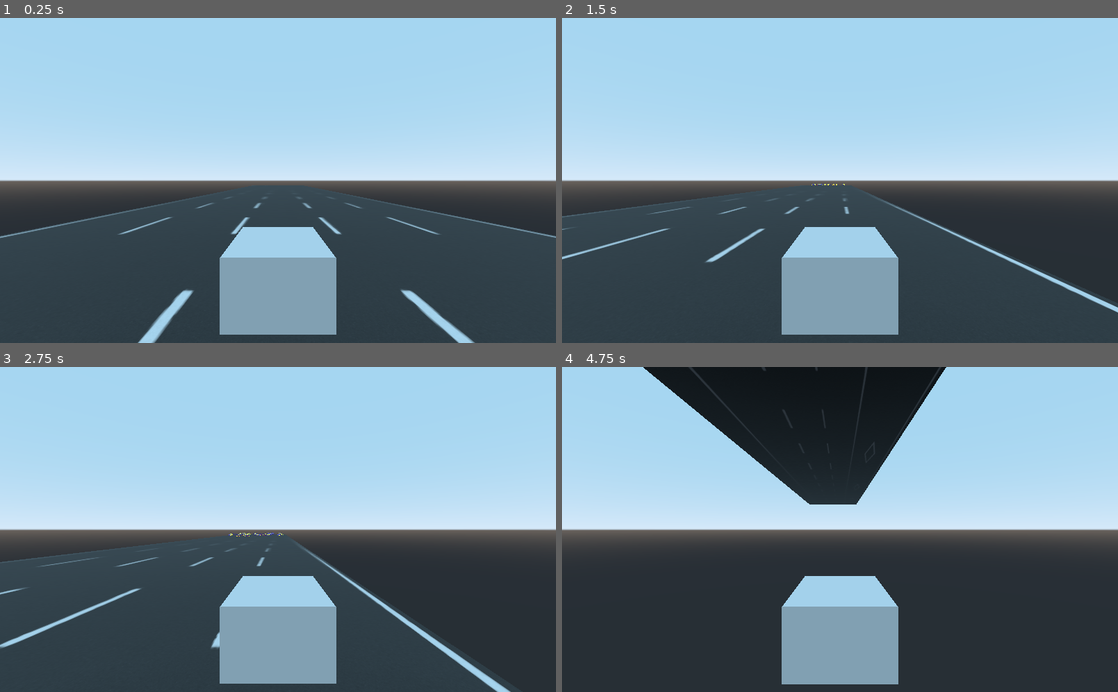
Above: before the commit, frames 1-4 (two rows, left to right).
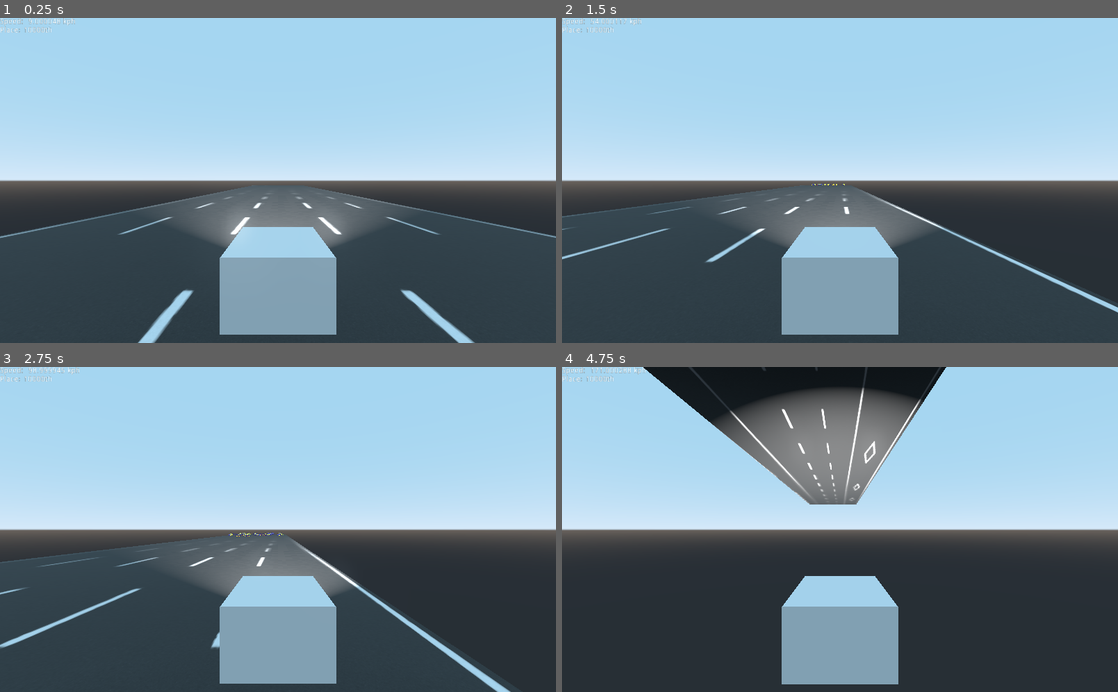
Above: after the commit, the same moments.

Repository: CloneDeath/TokyoBlue
Game: Godot game, scene res://Main.tscn
Two runs of this game, one before a commit and one after it. Both use one fixed random seed, a clock stepped at 60 frames per second and the inputs below.
Inputs:
- Up to frame 1 (0.25 s): no input
- Up to frame 2 (1.5 s): hold D (move_right) 0.53-1.28 s; hold A (move_left) from 1.28 s (still down)
- Up to frame 3 (2.75 s): release A (move_left) at 2.03 s; hold D (move_right) from 2.03 s (still down)
- Up to frame 4 (4.75 s): release D (move_right) at 3.53 s; hold A (move_left) from 3.53 s (still down)

The runs differ from the first frame. In frame 1, 4.8% of the frame differs, in the area x 0-75%, y 0-71%; in frame 2, 3.9%; in frame 3, 3.4%; in frame 4, 8.6%, in the area x 0-65%, y 0-43%.

Commit message:
Added gui for how fast someone is going

Diff:
--- /dev/null
+++ b/Gui.gd
@@ -0,0 +1,10 @@
+extends Control
+
+export(NodePath) var player;
+
+func get_player():
+	return get_node(player);
+
+func _process(delta):
+	var velocity = get_player().velocity.z;
+	$SpeedValue.text = str(velocity * 60 * 60 / 1000) + " kph";
--- /dev/null
+++ b/Gui.tscn
@@ -0,0 +1,32 @@
+[gd_scene load_steps=2 format=2]
+
+[ext_resource path="res://Gui.gd" type="Script" id=1]
+
+[node name="Gui" type="Control"]
+anchor_right = 1.0
+anchor_bottom = 1.0
+script = ExtResource( 1 )
+
+[node name="Speed" type="Label" parent="."]
+margin_right = 40.0
+margin_bottom = 14.0
+text = "Speed: "
+
+[node name="SpeedValue" type="Label" parent="."]
+margin_left = 52.0
+margin_right = 92.0
+margin_bottom = 14.0
+text = "0 kph"
+
+[node name="Place" type="Label" parent="."]
+margin_top = 16.0
+margin_right = 40.0
+margin_bottom = 30.0
+text = "Place:"
+
+[node name="PlaceValue" type="Label" parent="."]
+margin_left = 43.0
+margin_top = 16.0
+margin_right = 96.0
+margin_bottom = 30.0
+text = "10000th"
--- a/Main.tscn
+++ b/Main.tscn
@@ -1,14 +1,16 @@
-[gd_scene load_steps=5 format=2]
+[gd_scene load_steps=6 format=2]
 
 [ext_resource path="res://Main.gd" type="Script" id=1]
 [ext_resource path="res://Player/Player.tscn" type="PackedScene" id=2]
 [ext_resource path="res://TrackDirector.tscn" type="PackedScene" id=3]
 [ext_resource path="res://EnemyDirector.tscn" type="PackedScene" id=4]
+[ext_resource path="res://Gui.tscn" type="PackedScene" id=5]
 
 [node name="Main" type="Spatial"]
 script = ExtResource( 1 )
 
 [node name="Player" parent="." instance=ExtResource( 2 )]
+editor/display_folded = true
 transform = Transform( 1, 0, 0, 0, 1, 0, 0, 0, 1, 0, 0.202147, 0 )
 
 [node name="Camera" type="Camera" parent="Player"]
@@ -19,3 +21,6 @@
 
 [node name="EnemyDirector" parent="." instance=ExtResource( 4 )]
 playerPath = NodePath("../Player")
+
+[node name="Gui" parent="." instance=ExtResource( 5 )]
+player = NodePath("../Player")
--- a/Player/Player.tscn
+++ b/Player/Player.tscn
@@ -21,3 +21,10 @@
 transform = Transform( 1, 0, 0, 0, 1, 0, 0, 0, 1, 0, 0.5, 0 )
 mesh = SubResource( 2 )
 material/0 = null
+
+[node name="SpotLight" type="SpotLight" parent="MeshInstance"]
+transform = Transform( -1, 0, -3.25841e-07, 0, 1, 0, 3.25841e-07, 0, -1, 0, 0, 1.14867 )
+light_energy = 16.0
+light_indirect_energy = 16.0
+light_bake_mode = 0
+spot_range = 149.6
--- a/Racers/Racer.tscn
+++ b/Racers/Racer.tscn
@@ -31,10 +31,9 @@
 transform = Transform( 5, 0, 0, 0, 5, 0, 0, 0, 5, 0, 0.413691, 0 )
 texture = ExtResource( 2 )
 hframes = 2
-frame = 1
 
 [node name="AnimationPlayer" type="AnimationPlayer" parent="."]
-playback_speed = 50.0
+playback_speed = 3.0
 anims/go = SubResource( 1 )
 
 [node name="CollisionShape" type="CollisionShape" parent="."]
